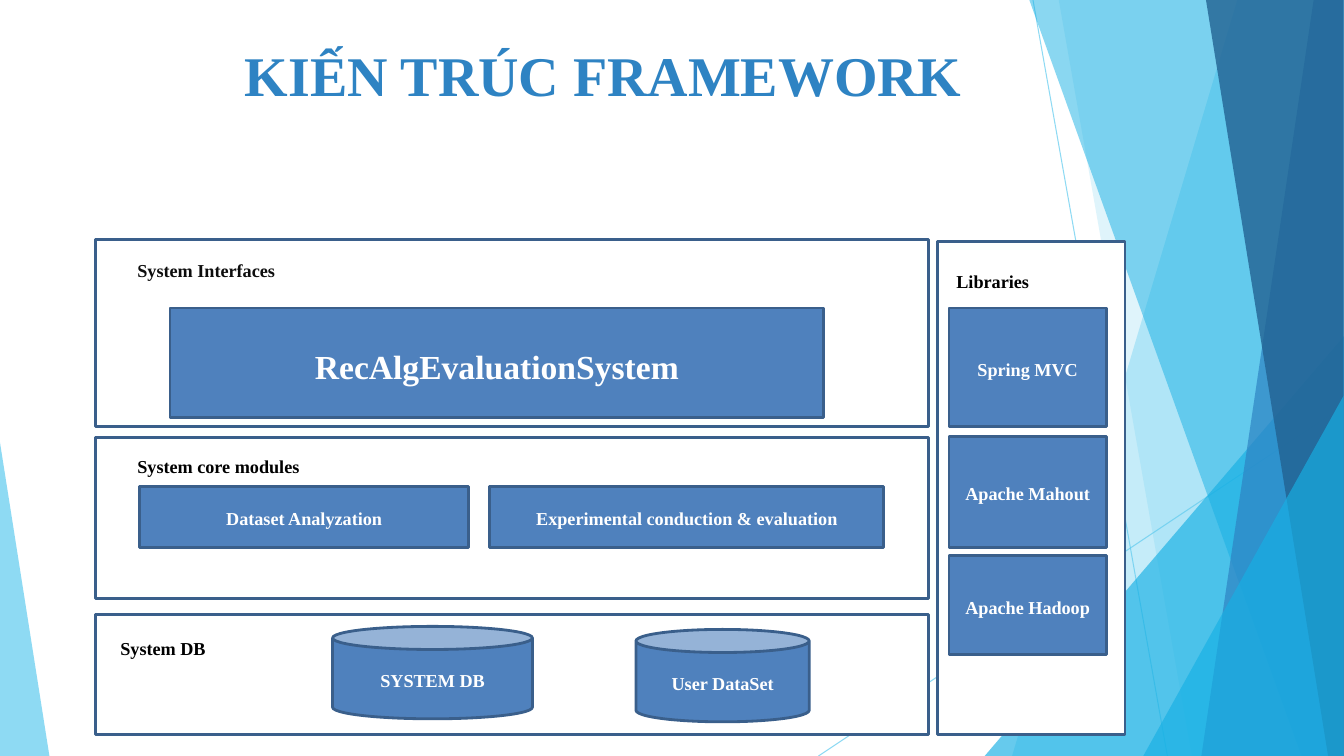
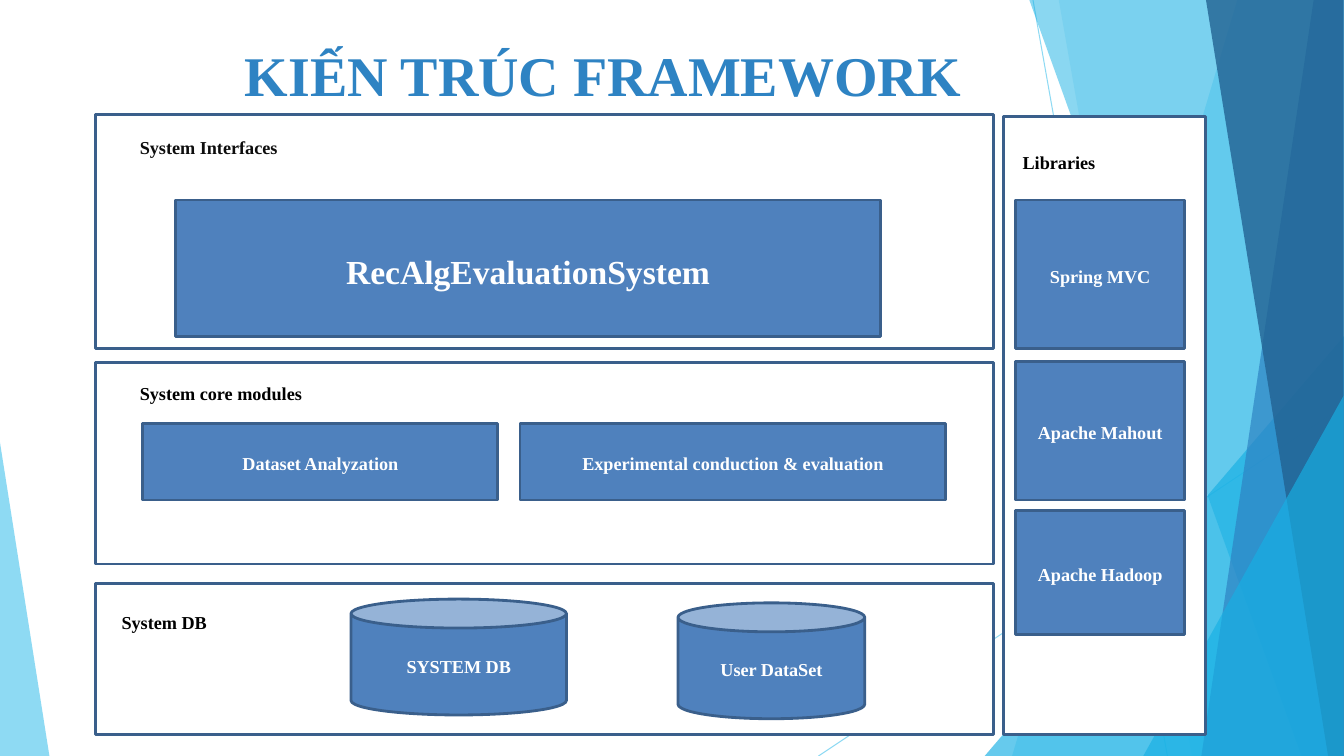
Before and after one commit to tuyennta/JobRecSys, a slide deck: slide 8 of Documents/Báo cáo/Bao cao KLTN_2.pptx. Drawn at 1344x756 pixels with LibreOffice and Linux fonts; fonts in the diff are those of the drawing. Boxes give left, top, right and bottom in pixels: in the first picture for what was removed or moved away, otherwise in the second. Text is boxed around its words. In the diff, an @@ line names an element or a change of style, - is before the commit and + after.

```diff
--- a/Documents/Báo cáo/Bao cao KLTN_2.pptx
+++ b/Documents/Báo cáo/Bao cao KLTN_2.pptx
@@ rectangle: place and size @@
-rectangle at box(96, 239, 930, 426)
+rectangle at box(96, 114, 994, 349)
@@ rectangle: place and size @@
-rectangle at box(938, 241, 1125, 734)
+rectangle at box(1004, 117, 1206, 735)
@@ text "System Interfaces": place and size @@
-text "System Interfaces" at box(137, 264, 275, 281)
+text "System Interfaces" at box(140, 141, 278, 158)
@@ text "Libraries": place and size @@
-text "Libraries" at box(956, 275, 1029, 288)
+text "Libraries" at box(1023, 156, 1096, 169)
@@ rectangle "RecAlgEvaluationSystem": place and size @@
-rectangle "RecAlgEvaluationSystem" at box(170, 309, 824, 417)
+rectangle "RecAlgEvaluationSystem" at box(175, 201, 880, 338)
@@ rectangle "Spring MVC": place and size @@
-rectangle "Spring MVC" at box(949, 309, 1106, 427)
+rectangle "Spring MVC" at box(1015, 201, 1185, 349)
@@ rectangle: place and size @@
-rectangle at box(96, 438, 930, 599)
+rectangle at box(96, 363, 994, 565)
@@ text "System core modules": place and size @@
-text "System core modules" at box(137, 460, 300, 477)
+text "System core modules" at box(140, 387, 302, 404)
@@ rectangle "Apache Mahout": place and size @@
-rectangle "Apache Mahout" at box(949, 437, 1106, 547)
+rectangle "Apache Mahout" at box(1015, 362, 1185, 500)
@@ rectangle "Dataset Analyzation": place and size @@
-rectangle "Dataset Analyzation" at box(139, 486, 469, 547)
+rectangle "Dataset Analyzation" at box(143, 423, 498, 500)
@@ rectangle "Experimental conduction & evaluation": place and size @@
-rectangle "Experimental conduction & evaluation" at box(490, 486, 884, 547)
+rectangle "Experimental conduction & evaluation" at box(520, 423, 946, 500)
@@ rectangle "Apache Hadoop": place and size @@
-rectangle "Apache Hadoop" at box(949, 556, 1106, 654)
+rectangle "Apache Hadoop" at box(1015, 510, 1185, 634)
@@ rectangle: place and size @@
-rectangle at box(96, 614, 930, 734)
+rectangle at box(96, 584, 994, 734)
@@ cylinder "SYSTEM DB": place and size @@
-cylinder "SYSTEM DB" at box(333, 626, 532, 719)
+cylinder "SYSTEM DB" at box(351, 599, 567, 715)
@@ text "System DB": place and size @@
-text "System DB" at box(120, 643, 205, 659)
+text "System DB" at box(122, 617, 207, 633)
@@ cylinder "User DataSet": place and size @@
-cylinder "User DataSet" at box(636, 629, 810, 722)
+cylinder "User DataSet" at box(679, 603, 865, 719)
```
Also in this commit, not shown: 7 other slides changed, 5 slides added, 1 other file.
